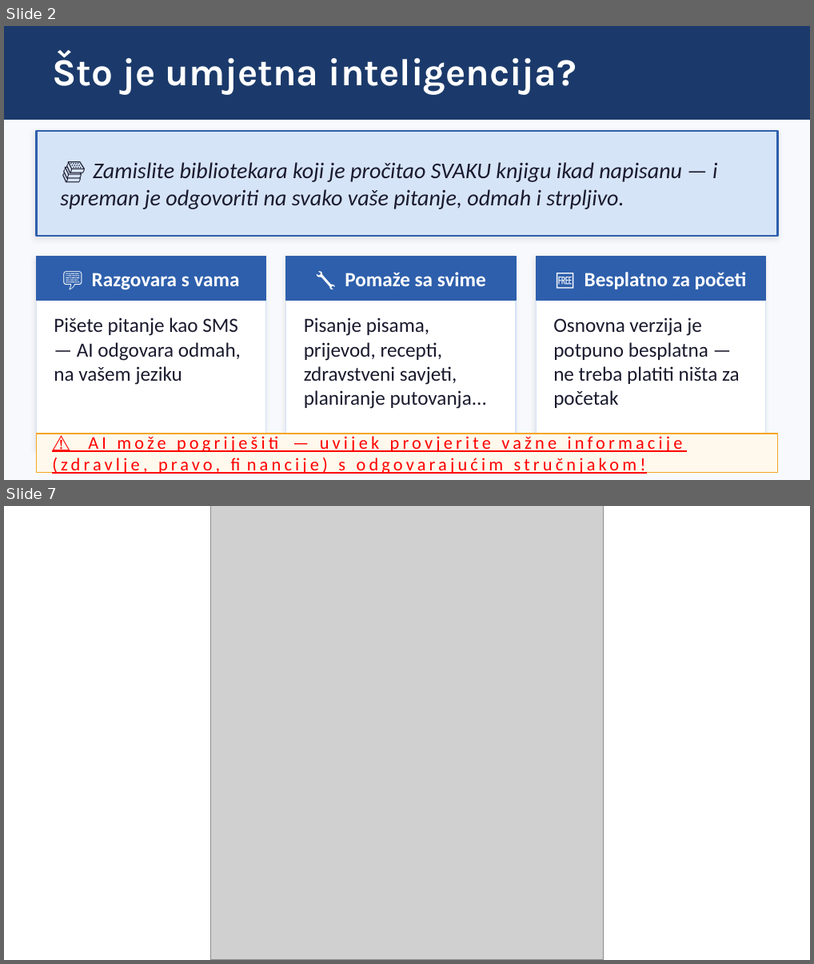
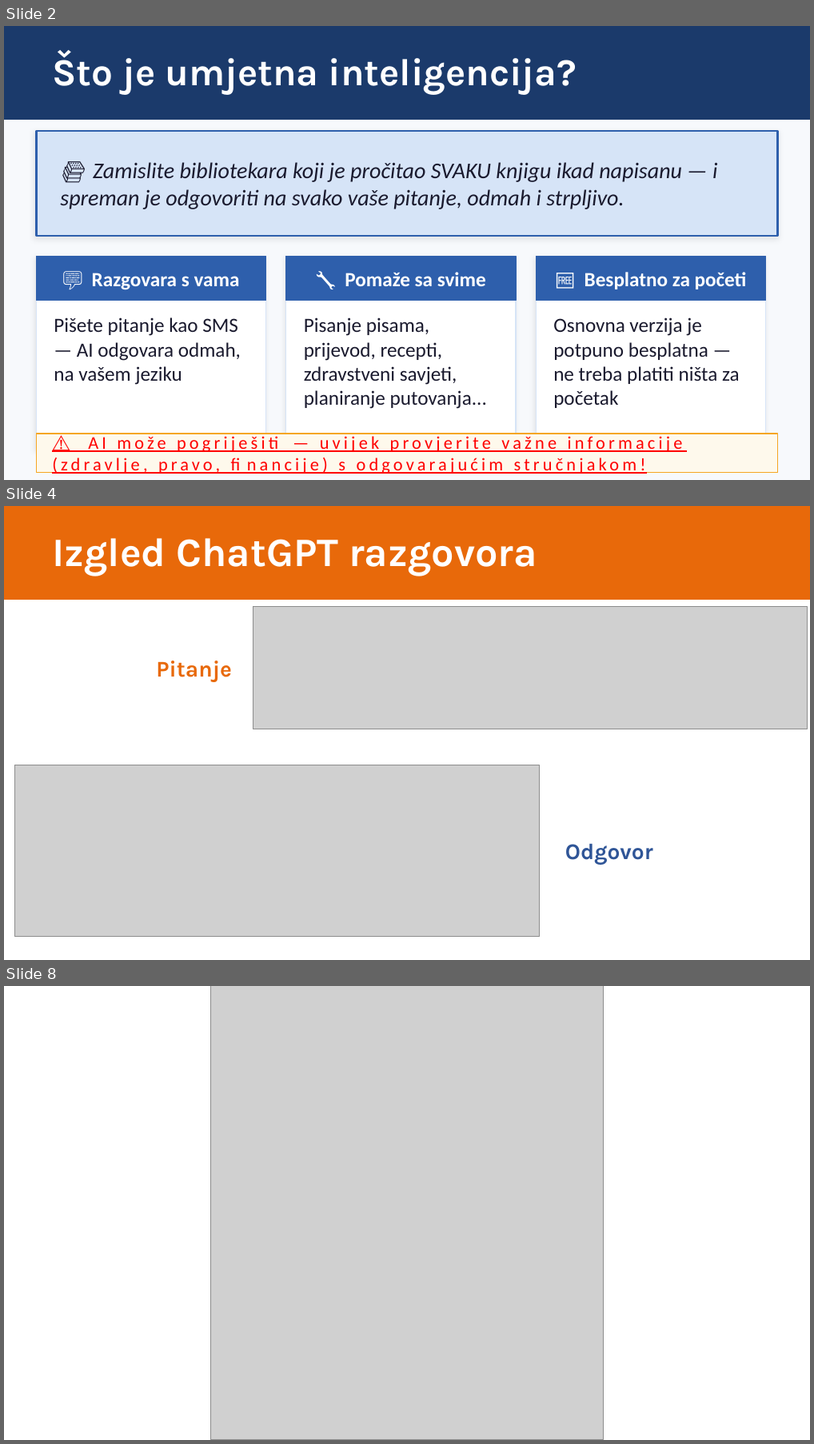
Before and after one commit to brunobilandzic/dipl, a slide deck: praksa/RAST/izradaprezentacije/AI_u_svakodnevnom_zivotu_BRUNO.pptx. Shown one above the other, each under a label of ours: slides 2 and 7 before the commit, slides 2, 4 and 8 after it; the slides between them are not shown. The pictures are 814x964 and 814x1444 pixels, drawn with LibreOffice and Linux fonts; fonts in the diff are those of the drawing; grey boxes stand for pictures. Boxes give left, top, right and bottom in pixels: in the first picture for what was removed or moved away, otherwise in the second. Text is boxed around its words. In the diff, an @@ line names an element or a change of style, - is before the commit and + after.

Commit message:
prvi slajdovi s odgovorima i pitanjima

```diff
--- a/praksa/RAST/izradaprezentacije/AI_u_svakodnevnom_zivotu_BRUNO.pptx
+++ b/praksa/RAST/izradaprezentacije/AI_u_svakodnevnom_zivotu_BRUNO.pptx
@@ slide 4 added at bbox=[4, 506, 810, 960], background #FFFFFF @@
@@ rectangle added at bbox=[4, 506, 810, 599], fill #E8690A, outline #E8690A 1 pt @@
@@ text added at bbox=[52, 538, 538, 576], 36 pt, text #FFFFFF, bold @@
+Izgled ChatGPT razgovora
@@ picture added at bbox=[253, 607, 807, 729] @@
@@ text added at bbox=[156, 660, 232, 682], 20 pt, text #E8690A, bold @@
+Pitanje
@@ picture added at bbox=[14, 765, 539, 936] @@
@@ text added at bbox=[566, 843, 654, 864], 20 pt, text #2F5597, bold @@
+Odgovor
@@ what was slide 7 is now slide 8 @@
```
Also in this commit, not shown: 1 slide changed, 4 other slides added, 1 slide removed, 1 other file.
